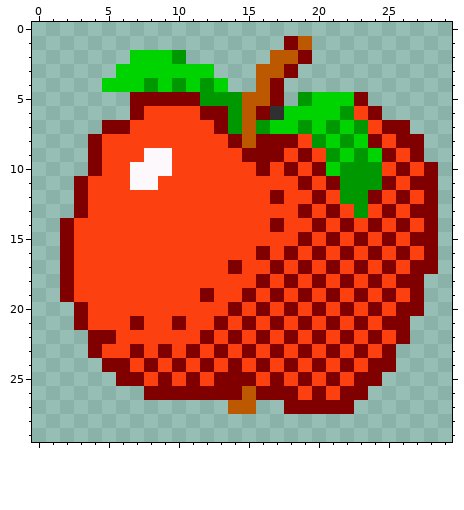
Two states of a pixel-art sprite, freeVikings/gfx/apple.png. The picture above is the old version.
The file is 30x30 pixels.
After the commit:
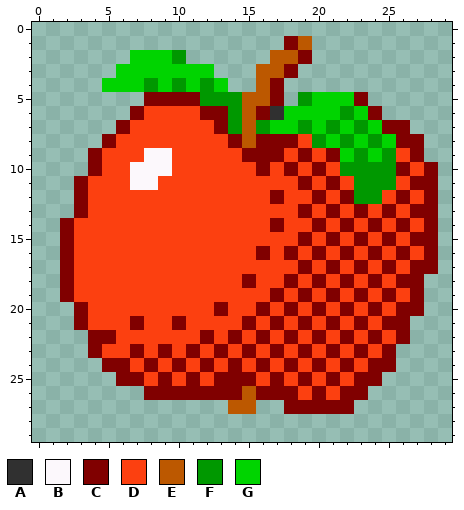
Palette (. is transparent): A #303030  B #fcf8fc  C #800000  D #fc4010  E #bc5800  F #009800  G #00d400
The author wrote: Ingo made a new version of an apple and switch
Change:
y 5: x 7 C -> .
y 6: x 23 D -> G
y 7: x 5 C -> .; x 24 D -> G
y 8: x 4..5 CD -> .C; x 24..25 CD -> FG
y 9: x 21 F -> C; x 25 C -> F
y 10: x 21 G -> D; x 25 D -> F
y 11: x 22 F -> D; x 25 C -> F
y 12: x 22 F -> C; x 24 C -> F
y 13: x 23 F -> C
y 17: x 14 C -> D; x 17 C -> D
y 18: x 15..16 DC -> CD
y 19: x 12 C -> D; x 15 C -> D
y 20: x 13..14 DC -> CD
y 21: x 13 C -> D
Pixel boxes of the changes (left, top, right, bottom) in both pictures:
changed: (88, 92, 144, 148)
changed: (326, 106, 396, 218)
changed: (200, 260, 284, 330)
